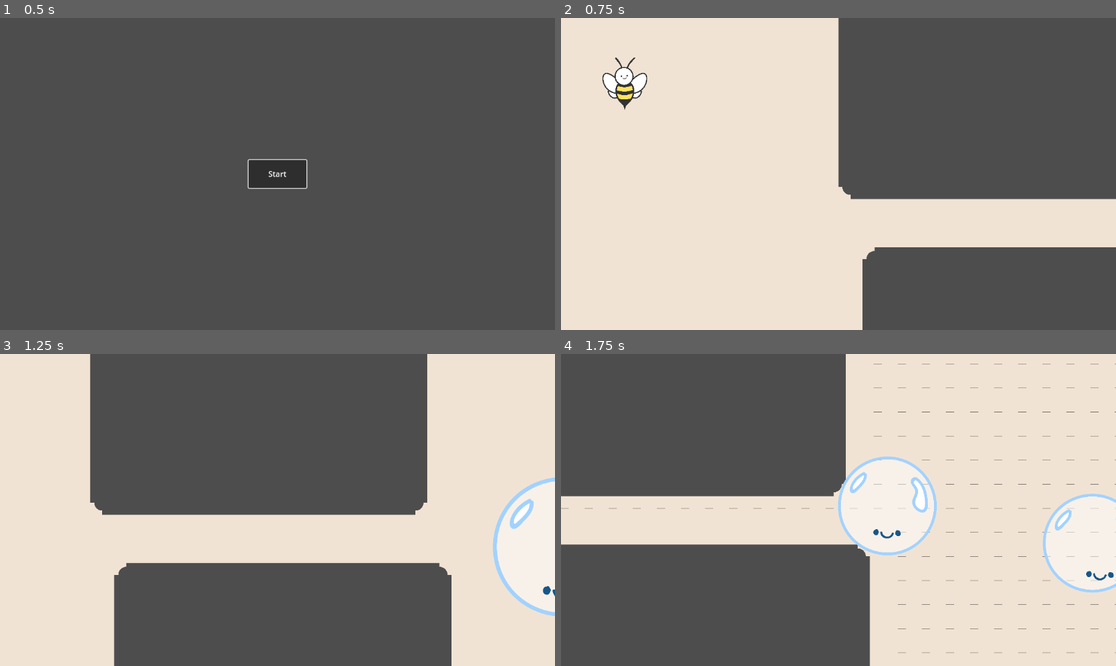
Above: before the commit, frames 1-4 (two rows, left to right).
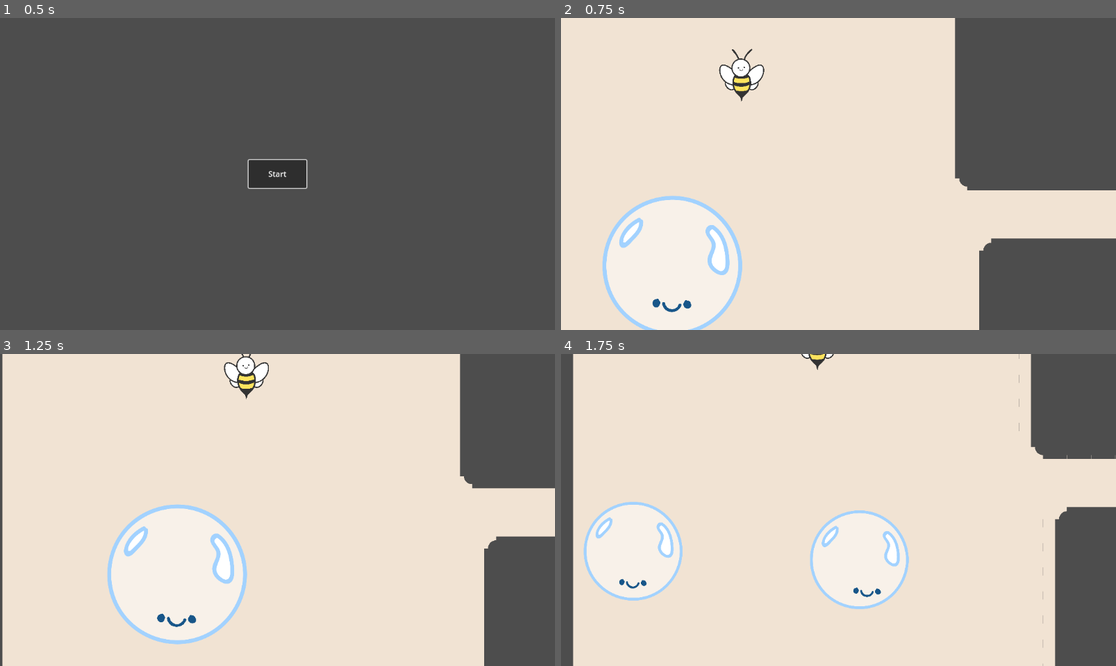
Above: after the commit, the same moments.

Repository: theascone/ggj25
Game: Godot game, scene res://scenes/menu.tscn
The game is run twice, just before and just after one commit, with the same random seed, the same clock (stepped at 60 frames per second) and the same inputs.
Inputs:
- Up to frame 1 (0.5 s): no input
- Up to frame 2 (0.75 s): click "Start" at 0.5 s
- Up to frame 3 (1.25 s): no input
- Up to frame 4 (1.75 s): hold D (move_right) from 1.28 s (still down); hold Space (split) from 1.28 s (still down); tap W (move_up) at 1.52 s

Frame 1 is identical in both runs. In frame 2, 22% of the frame differs, in the area x 7-100%, y 0-100%; in frame 3, 66%, in the area x 0-100%, y 0-100%; in frame 4, 57%.

Commit message:
add export presets

Diff:
--- a/project.godot
+++ b/project.godot
@@ -10,7 +10,7 @@
 
 [application]
 
-config/name="ggj25"
+config/name="Go Touch Grass"
 run/main_scene="res://scenes/menu.tscn"
 config/features=PackedStringArray("4.3", "Forward Plus")
 config/icon="res://icon.svg"
@@ -66,4 +66,5 @@
 
 [rendering]
 
+textures/vram_compression/import_etc2_astc=true
 textures/webp_compression/lossless_compression_factor=0.0
--- a/scenes/bubble.tscn
+++ b/scenes/bubble.tscn
@@ -14,7 +14,7 @@
 [ext_resource type="AudioStream" uid="uid://6t6diqk8xkgw" path="res://assets/sounds/Hmm2.wav" id="12_wjghf"]
 [ext_resource type="AudioStream" uid="uid://o6ue8vkh74gv" path="res://assets/sounds/Bubble_split.wav" id="13_wt05k"]
 [ext_resource type="AudioStream" uid="uid://cguql8e4uesuq" path="res://assets/sounds/Bubble_join.wav" id="14_6p5uc"]
-[ext_resource type="AudioStream" uid="uid://bmap7t65kp01c" path="res://assets/sounds/Scream_bloodcurl.wav" id="15_vheej"]
+[ext_resource type="AudioStream" uid="uid://sima2xdua6f6" path="res://assets/sounds/Bubble_pop1.wav" id="15_5j1qa"]
 
 [sub_resource type="CircleShape2D" id="CircleShape2D_3alvk"]
 radius = 64.0
@@ -133,7 +133,7 @@
 stream = ExtResource("14_6p5uc")
 
 [node name="Audio_Bubble_pop" type="AudioStreamPlayer" parent="."]
-stream = ExtResource("15_vheej")
+stream = ExtResource("15_5j1qa")
 
 [connection signal="animation_finished" from="BubbleAnimation" to="." method="_on_bubble_animation_animation_finished"]
 [connection signal="animation_looped" from="BubbleAnimation" to="." method="_on_bubble_animation_animation_looped"]
--- a/scenes/level1.tscn
+++ b/scenes/level1.tscn
@@ -482,11 +482,12 @@
 tile_set = SubResource("TileSet_3y5wf")
 
 [node name="Bubble" parent="." instance=ExtResource("1_wyawi")]
-position = Vector2(1160, 112)
+position = Vector2(-408, 224)
 surface = 15.0
 
 [node name="Stinger" parent="." instance=ExtResource("5_olnlm")]
 position = Vector2(-264, -168)
+attack_area = 600.0
 
 [node name="Button1" parent="." instance=ExtResource("7_0kwy5")]
 position = Vector2(2216, 392)
--- a/scenes/wind.tscn
+++ b/scenes/wind.tscn
@@ -6,7 +6,6 @@
 [node name="Wind" type="Area2D"]
 collision_mask = 5
 script = ExtResource("1_plwbm")
-
 gust_scene = ExtResource("2_7x2xd")
 
 [node name="SpawnTimer" type="Timer" parent="."]
Not shown, added: export_presets.cfg
Not shown: 1 places in scenes/button.tscn that only renumber resources
Not shown: 1 places in scenes/level1.tscn that only renumber resources
